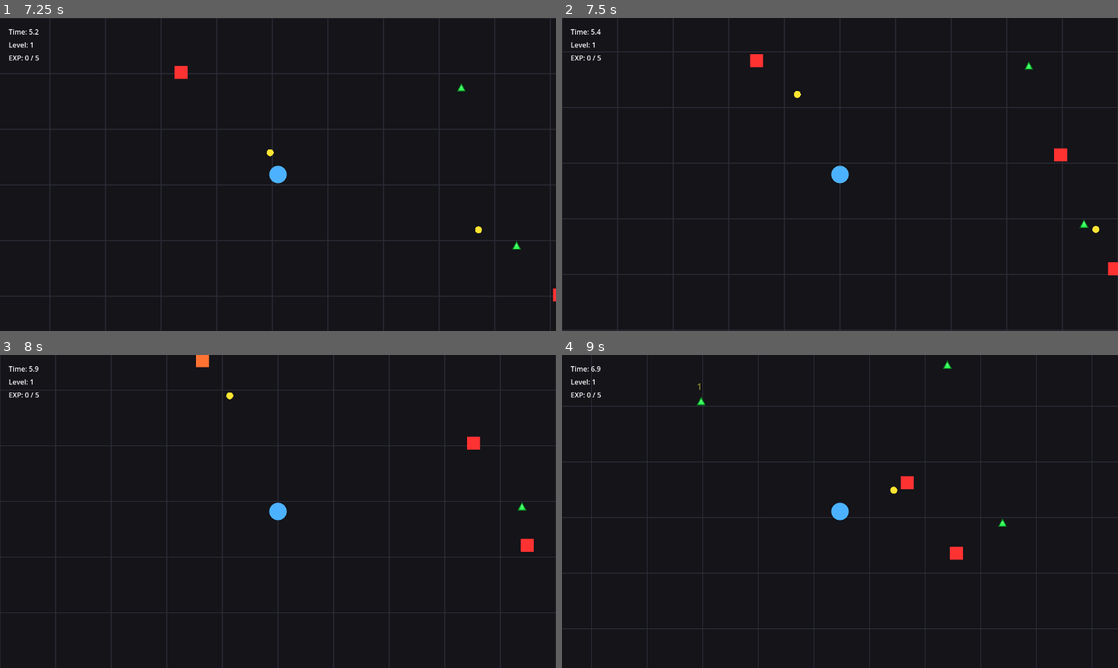
Above: before the commit, frames 1-4 (two rows, left to right).
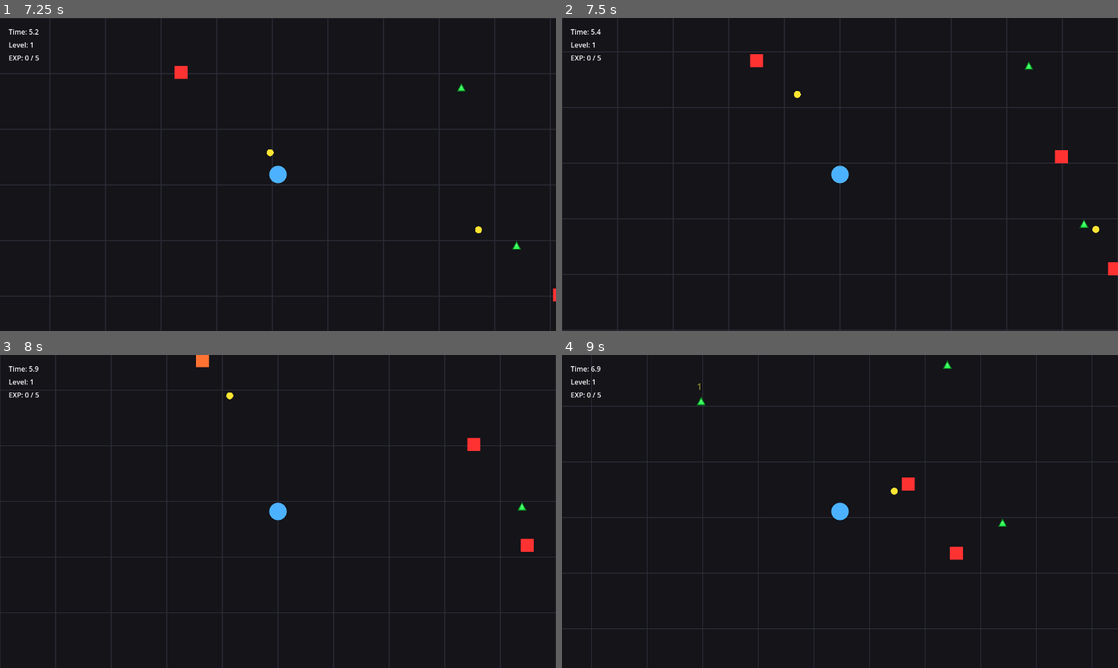
Above: after the commit, the same moments.

Repository: EthanAGi/CircleSurvivor
Game: Godot game, scene res://scenes/main_menu.tscn
The game is run twice, just before and just after one commit, with the same random seed, the same clock (stepped at 60 frames per second) and the same inputs.
Inputs (mouse positions are in pixels of both pictures, inside the frame that each line leads up to):
- Up to frame 1 (7.25 s): click "Start" at 0.5 s; click "Test Character" at 1.25 s; click "Test Level" at 2 s; tap Enter (ui_accept) at 2.75, 3.02, 3.77, 5.27, 6.02, 6.77 s; move the mouse to (400, 158) at 2.77 s; hold D (move_right) 2.78-3.53 s; move the mouse to (166, 190) at 3.52 s; hold S (move_down) 3.53-4.28 s; move the mouse to (333, 105) at 4.27 s; hold D (move_right) 4.28-5.03 s; move the mouse to (250, 237) at 5.02 s; hold W (move_up) 5.03-5.78 s; move the mouse to (444, 221) at 5.77 s; hold A (move_left) from 5.78 s (still down); move the mouse to (111, 127) at 6.52 s
- Up to frame 2 (7.5 s): move the mouse to (867, 174) at 7.27 s; release A (move_left) at 7.28 s; hold S (move_down) from 7.28 s (still down)
- Up to frame 3 (8 s): keep holding S (move_down)
- Up to frame 4 (9 s): move the mouse to (756, 433) at 8.02 s; release S (move_down) at 8.03 s; hold D (move_right) 8.03-8.78 s; tap Enter (ui_accept) at 8.27 s; move the mouse to (962, 495) at 8.77 s; hold W (move_up) from 8.78 s (still down)

Frame 1 is identical in both runs. In frame 2, less than 0.1% of the frame differs, in the area x 88-91%, y 41-47%; in frame 3, less than 0.1%; in frame 4, less than 0.1%, in the area x 59-64%, y 38-45%.

Commit message:
Add: Spinning Blades

Diff:
--- a/scripts/main.gd
+++ b/scripts/main.gd
@@ -61,7 +61,7 @@
 var survival_time: float = 0.0
 var rng: RandomNumberGenerator = RandomNumberGenerator.new()
 
-@export var win_time: float = 180.0
+@export var win_time: float = 600.0
 
 const BULLET_MAX_LEVEL: int = 8
 const ORBIT_BALL_MAX_LEVEL: int = 5
@@ -69,6 +69,7 @@
 const MISSILE_MAX_LEVEL: int = 5
 const LIGHTNING_EVOLUTION_REQUIRED_ATTACK_SIZE_UPGRADES: int = 6
 const MISSILE_EVOLUTION_REQUIRED_PROJECTILE_SPEED_UPGRADES: int = 6
+const ORBIT_BALL_EVOLUTION_REQUIRED_SPEED_UPGRADES: int = 6
 
 const MAX_HEALTH_UPGRADES: int = 8
 const MAX_ARMOR_UPGRADES: int = 5
@@ -108,6 +109,7 @@
 
 var lightning_evolved: bool = false
 var missile_evolved: bool = false
+var orbit_ball_evolved: bool = false
 
 var max_health_upgrade_count: int = 0
 var armor_upgrade_count: int = 0
@@ -533,6 +535,9 @@
 		orbit_ball.crit_chance = crit_chance
 		orbit_ball.knockback_force = 115.0 * attack_size_multiplier
 
+		if "is_blade_ring" in orbit_ball:
+			orbit_ball.is_blade_ring = orbit_ball_evolved
+
 func _handle_lightning_weapon(delta: float) -> void:
 	if lightning_level <= 0:
 		return
@@ -940,6 +945,13 @@
 			"rarity": RARITY_EPIC
 		})
 
+	if _can_evolve_orbit_ball():
+		pool.append({
+			"id": "evolve_orbit_ball",
+			"text": "EVOLVE Orbit Ball: Blade Ring\nRequires max Orbit Ball + max Move Speed",
+			"rarity": RARITY_EPIC
+		})
+
 	if bullet_level < BULLET_MAX_LEVEL:
 		pool.append({
 			"id": "bullet_upgrade",
@@ -1059,6 +1071,13 @@
 		and projectile_speed_upgrade_count >= MISSILE_EVOLUTION_REQUIRED_PROJECTILE_SPEED_UPGRADES
 	)
 
+func _can_evolve_orbit_ball() -> bool:
+	return (
+		not orbit_ball_evolved
+		and orbit_ball_level >= ORBIT_BALL_MAX_LEVEL
+		and speed_upgrade_count >= ORBIT_BALL_EVOLUTION_REQUIRED_SPEED_UPGRADES
+	)
+
 func _make_rarity_choice(choice_id: String, title: String, description: String, amount: float) -> Dictionary:
 	var rarity: String = _roll_rarity()
 	return {
@@ -1159,6 +1178,12 @@
 			missile_evolved = true
 			_apply_missile_upgrade_stats()
 			missile_timer = 0.1
+			_shake_screen(ELITE_SPAWN_SCREEN_SHAKE)
+
+		"evolve_orbit_ball":
+			orbit_ball_evolved = true
+			_apply_orbit_ball_upgrade_stats()
+			orbit_ball_timer = 0.1
 			_shake_screen(ELITE_SPAWN_SCREEN_SHAKE)
 
 		"max_health_upgrade":
@@ -1237,6 +1262,11 @@
 			orbit_ball_cooldown = 1.6
 			orbit_ball_duration = 3.2
 			orbit_ball_count = 2
+
+	if orbit_ball_evolved:
+		orbit_ball_cooldown = 1.15
+		orbit_ball_duration = 5.0
+		orbit_ball_count = 4
 
 func _apply_lightning_upgrade_stats() -> void:
 	match lightning_level:
--- a/scripts/orbit_ball.gd
+++ b/scripts/orbit_ball.gd
@@ -7,6 +7,7 @@
 @export var hit_cooldown: float = 0.35
 @export var ball_radius: float = 10.0
 @export var knockback_force: float = 115.0
+@export var is_blade_ring: bool = false
 
 var player: Node2D = null
 var angle: float = 0.0
@@ -17,6 +18,14 @@
 
 func _ready() -> void:
 	area_entered.connect(_on_area_entered)
+
+	if is_blade_ring:
+		orbit_radius = 92.0
+		orbit_speed = 7.2
+		damage = 2
+		hit_cooldown = 0.18
+		ball_radius *= 1.25
+		knockback_force *= 1.25
 
 	var collision_shape: CollisionShape2D = $CollisionShape2D
 	if collision_shape != null and collision_shape.shape is CircleShape2D:
@@ -50,6 +59,9 @@
 	queue_redraw()
 
 func _on_area_entered(area: Area2D) -> void:
+	_hit_enemy(area)
+
+func _hit_enemy(area: Area2D) -> void:
 	if not area.has_method("take_damage"):
 		return
 
@@ -70,4 +82,17 @@
 	return base_damage
 
 func _draw() -> void:
+	if is_blade_ring:
+		var blade_points: PackedVector2Array = PackedVector2Array([
+			Vector2(ball_radius * 1.55, 0.0),
+			Vector2(-ball_radius * 0.35, ball_radius * 0.85),
+			Vector2(-ball_radius * 0.75, 0.0),
+			Vector2(-ball_radius * 0.35, -ball_radius * 0.85)
+		])
+
+		draw_circle(Vector2.ZERO, ball_radius * 1.2, Color(0.45, 0.85, 1.0, 0.22))
+		draw_colored_polygon(blade_points, Color(0.82, 0.95, 1.0))
+		draw_arc(Vector2.ZERO, ball_radius * 1.35, 0.0, TAU, 28, Color(0.55, 0.9, 1.0, 0.9), 2.0)
+		return
+
 	draw_circle(Vector2.ZERO, ball_radius, Color(0.9, 0.95, 1.0))
